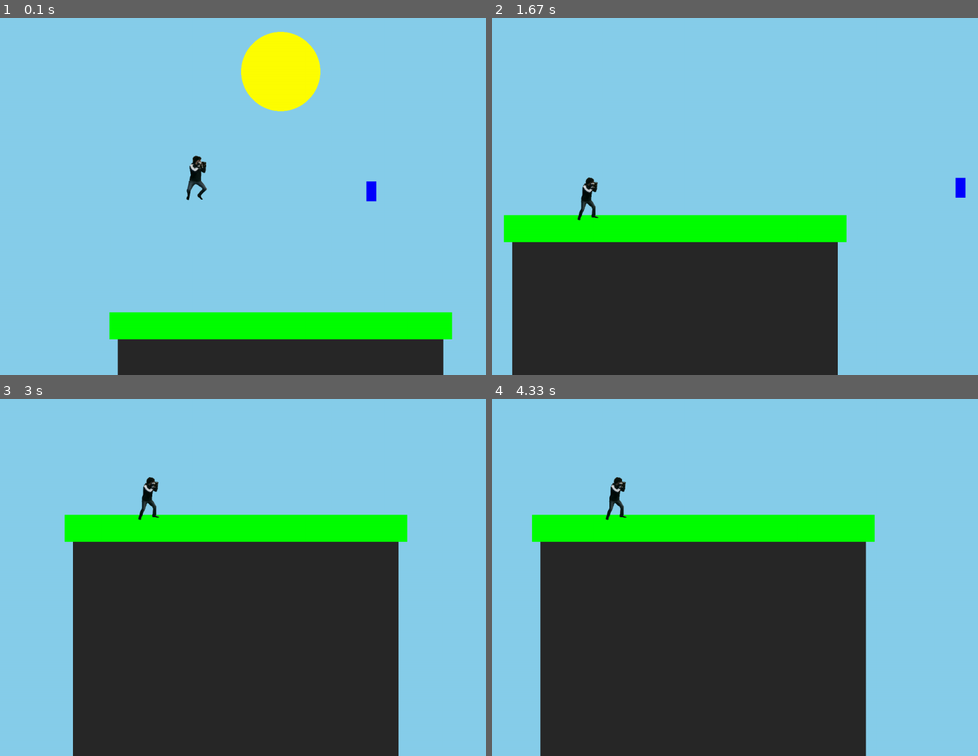
Above: before the commit, frames 1-4 (two rows, left to right).
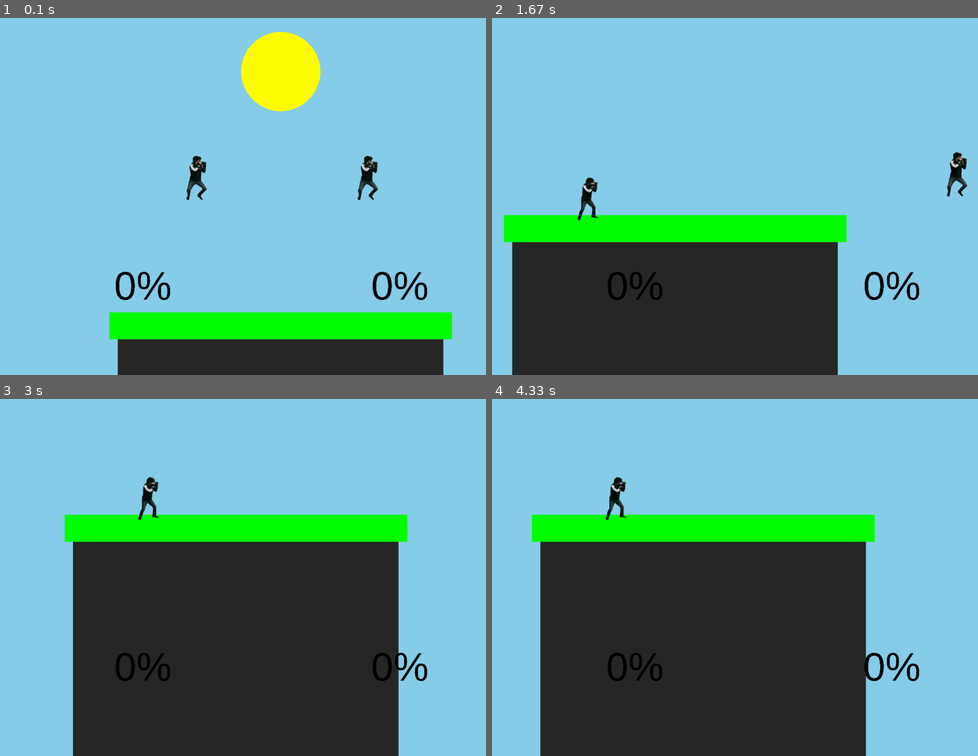
Above: after the commit, the same moments.

Repository: Isaac-Muscat/Pygame-Smash-Bros-Platformer
Game: pygame game, started from src/main.py
Two runs of this game, one before a commit and one after it. Both use one fixed random seed, a clock stepped at 60 frames per second and the inputs below.
Inputs:
- Up to frame 1 (0.1 s): no input
- Up to frame 2 (1.67 s): hold Right 0.33-0.8 s; hold Up 0.83-1.13 s; hold Right 1.17-1.63 s
- Up to frame 3 (3 s): hold Left 1.67-2.2 s; hold Down 2.23-2.53 s; hold Left 2.57-2.97 s
- Up to frame 4 (4.33 s): hold Up 3-3.37 s; hold Right 3.4-4.03 s; hold Down from 4.07 s (still down)

The runs differ from the first frame. In frame 1, 1.1% of the frame differs, in the area x 23-88%, y 38-80%; in frame 2, 1.0%; in frame 3, 0.6%; in frame 4, 0.6%.

Commit message:
Organization and animation.

Diff:
--- a/src/gameobjects/players/isaac.py
+++ b/src/gameobjects/players/isaac.py
@@ -5,26 +5,26 @@
 
 
 class Isaac(Player):
-    def __init__(self, x, y):
-        super().__init__(x, y)
+    def __init__(self, x, y, key_bindings):
+        super().__init__(x, y, key_bindings)
 
     def process_inputs(self, event_keys, keys):
         for key in event_keys:
-            if key == pygame.K_UP and self.jumps_left > 1 and self.frames_in_tumble == 0:
+            if key == self.key_bindings['up'] and self.jumps_left > 1 and self.frames_in_tumble == 0:
                 self.jumps_left -= 1
                 self.velocity.y = 0
                 self.add_force(self.jump_force)
 
-            if key == pygame.K_DOWN and self.frames_in_tumble == 0:
+            if key == self.key_bindings['down'] and self.frames_in_tumble == 0:
                 self.velocity.y = 0
                 self.add_force(vec.multiply(self.jump_force, -0.5))
 
-        if keys[pygame.K_LEFT] and self.velocity.x > -self.max_runspeed and self.frames_in_tumble == 0:
+        if keys[self.key_bindings['left']] and self.velocity.x > -self.max_runspeed and self.frames_in_tumble == 0:
             run_force = vec.multiply(self.run_force, -1)
             self.add_force(run_force)
             self.direction_facing = -1
 
-        if keys[pygame.K_RIGHT] and self.velocity.x < self.max_runspeed and self.frames_in_tumble == 0:
+        if keys[self.key_bindings['right']] and self.velocity.x < self.max_runspeed and self.frames_in_tumble == 0:
             run_force = self.run_force
             self.add_force(run_force)
             self.direction_facing = 1
--- a/src/gameobjects/players/jonah.py
+++ b/src/gameobjects/players/jonah.py
@@ -4,28 +4,30 @@
 
 
 class Jonah(Player):
-    def __init__(self, x, y):
-        super().__init__(x, y)
+    def __init__(self, x, y, key_bindings):
+        super().__init__(x, y, key_bindings)
         self.sprites = {'jump':pygame.image.load("sprites/Jonah/jump1.png"),
                         'walk':[pygame.image.load("sprites/Jonah/walk2.png"), pygame.image.load("sprites/Jonah/stand1.png")],
-                        'stand':pygame.image.load("sprites/Jonah/stand1.png")}
+                        'stand':pygame.image.load("sprites/Jonah/stand1.png"),
+                        'attack':pygame.image.load("sprites/Jonah/latk.png")}
 
         self.frame_count = 0
         self.time_between_frames = 10
 
     def process_inputs(self, event_keys, keys):
         for key in event_keys:
-            if key == pygame.K_w and self.jumps_left > 1 and self.frames_in_tumble == 0:
+            if key == self.key_bindings['up'] and self.jumps_left > 1 and self.frames_in_tumble == 0:
                 self.jumps_left -= 1
                 self.velocity.y = 0
                 self.add_force(self.jump_force)
                 self.grounded = False
-
-            if key == pygame.K_s and self.frames_in_tumble == 0:
+            if key == self.key_bindings['down'] and self.frames_in_tumble == 0:
                 self.velocity.y = 0
                 self.add_force(vec.multiply(self.jump_force, -0.5))
+            if key == self.key_bindings['attack'] and self.frames_in_tumble == 0 and self.attack_frames == 0:
+                self.attack_frames = 15
 
-        if keys[pygame.K_a] and self.velocity.x > -self.max_runspeed and self.frames_in_tumble == 0:
+        if keys[self.key_bindings['left']] and self.velocity.x > -self.max_runspeed and self.frames_in_tumble == 0:
             if self.velocity.x>0 and self.grounded:
                 run_force = vec.multiply(self.run_force, -5)
             else:
@@ -33,7 +35,7 @@
             self.add_force(run_force)
             self.direction_facing = -1
 
-        if keys[pygame.K_d] and self.velocity.x < self.max_runspeed and self.frames_in_tumble == 0:
+        if keys[self.key_bindings['right']] and self.velocity.x < self.max_runspeed and self.frames_in_tumble == 0:
             if self.velocity.x < 0 and self.grounded:
                 run_force = vec.multiply(self.run_force, 5)
             else:
@@ -42,8 +44,11 @@
             self.direction_facing = 1
 
     def draw(self, screen):
+
+        if self.attack_frames > 0:
+            self.image = self.sprites['attack']
         # In the air
-        if not self.grounded:
+        elif not self.grounded:
             self.image = self.sprites['jump']
         # Walking
         elif round(self.velocity.x, 1) != 0:
--- a/src/gameobjects/players/player.py
+++ b/src/gameobjects/players/player.py
@@ -2,14 +2,17 @@
 from physics.collider2 import BoxCollider2
 import settings as s
 from physics.vector2 import Vector2
+import physics.vector2 as vec
 
 
 
 class Player(Rigidbody):
-    def __init__(self, x, y, width=25, height=50, mass=10, jumps=4,
+    def __init__(self, x, y, key_bindings, width=25, height=50, mass=10, jumps=4, direction_facing=1,
                  drag_coef=0.3, friction_coef=0.05, gravity_coef=0.3, max_runspeed=0.5, max_fallspeed=0.7,
                  jump_force=Vector2(0, -10), run_force=Vector2(0.25, 0)):
         super().__init__(int(x), int(y), mass)
+
+        self.key_bindings = key_bindings
 
         self.max_fallspeed = max_fallspeed
         self.max_runspeed = max_runspeed
@@ -21,11 +24,13 @@
         self.jumps = jumps
         self.jumps_left = jumps
 
+        self.attack_frames = 0
+        self.frames_in_tumble = 0
+        self.direction_facing = direction_facing  # 1 for player facing right and -1 for player facing left
+        self.grounded = False      # True if player is on ground and False if in the air
 
-        self.frames_in_tumble = 0
-        self.direction_facing = 1  # 1 for player facing right and -1 for player facing left
-        self.grounded = False      # True if player is on ground and False if in the air
-        self.dash_num = 0
+        self.lives = 3
+        self.damage_percentage = 0
 
         self.size = (width, height)
         self.collider = BoxCollider2(self.position.x, self.position.y, self.position.x + self.size[0],
@@ -47,6 +52,10 @@
         # Update tumble/stun duration
         if self.frames_in_tumble > 0:
             self.frames_in_tumble -= time * s.FPS / 1000
+            self.frames_in_tumble = vec.clamp(self.frames_in_tumble, 0, 100000)
+        if self.attack_frames > 0:
+            self.attack_frames -= time*s.FPS/1000
+            self.attack_frames = vec.clamp(self.attack_frames, 0, 100000)
 
     def normal_attack(self):
         pass
--- a/src/scenes.py
+++ b/src/scenes.py
@@ -89,13 +89,13 @@
     # TODO Must add a list of players and change organization of functions into individual player classes
     def __init__(self):
         super().__init__()
-        map_multiplier = 1.5
-        self.map_s = (int(s.s_s[0] * map_multiplier), int(s.s_s[1] * map_multiplier))
+
+        self.map_s = (int(s.s_s[0] * s.map_multiplier), int(s.s_s[1] * s.map_multiplier))
         self.offset = ((self.map_s[0] - s.s_s[0]) / 2, (self.map_s[1] - s.s_s[1]) / 2)
         self.buffer = pygame.surface.Surface(self.map_s)
 
-        self.players = [j.Jonah(self.map_s[0] * 0.4, self.map_s[1] * 0.3),
-                        i.Isaac(self.map_s[0] * 0.6, self.map_s[1] * 0.3)]
+        self.players = [j.Jonah(self.map_s[0] * 0.4, self.map_s[1] * 0.3, s.p1_bindings),
+                        j.Jonah(self.map_s[0] * 0.6, self.map_s[1] * 0.3, s.p2_bindings)]
 
         self.obstacles = [platform.Platform(self.map_s[0] * 0.3, self.map_s[1] * 0.6, self.map_s[0] * 0.7, self.map_s[1] * 0.55, s.GREEN),
                           wall.Wall(self.map_s[0] * 0.31, self.map_s[1] * 0.6, self.map_s[0] * 0.69, self.map_s[1], s.GREY)]
@@ -141,5 +141,13 @@
         translation = vec.Vector2(
             vec.clamp((self.map_s[0] / 2) - dist_x, (s.s_s[0] - self.map_s[0]) / 2, (self.map_s[0] - s.s_s[0]) / 2),
             vec.clamp((self.map_s[1] / 2) - dist_y, (s.s_s[1] - self.map_s[1]) / 2, (self.map_s[1] - s.s_s[1]) / 2))
+
         screen.blit(pygame.transform.scale(self.buffer, self.map_s),
                     (translation.x - self.offset[0], translation.y - self.offset[1]))
+
+        # Display health
+        for i in range(len(self.players)):
+            font = pygame.font.SysFont("Arial", 100)
+            stats = font.render(str(self.players[i].damage_percentage) + '%', False, (0, 0, 0))
+            center = stats.get_rect(center=(self.offset[0]+self.map_s[0] * 0.3 * i, self.map_s[1] * 0.5))
+            screen.blit(stats, center)
--- a/src/settings.py
+++ b/src/settings.py
@@ -1,11 +1,35 @@
+import pygame
+
 # Variables
+
 DEBUG = True
 FPS = 60
 
 # screen size
 s_s = (1440, 900)
 h_s_s = (s_s[0]/2, s_s[1]/2)
+map_multiplier = 1.5
 
+# Key bindings for players
+p1_bindings = {
+    'left':  pygame.K_a,
+    'right': pygame.K_d,
+    'up':    pygame.K_w,
+    'down':  pygame.K_s,
+    'attack':pygame.K_f,
+    'heavy' :pygame.K_g
+}
+
+p2_bindings = {
+    'left':  pygame.K_LEFT,
+    'right': pygame.K_RIGHT,
+    'up':    pygame.K_UP,
+    'down':  pygame.K_DOWN,
+    'attack':pygame.K_n,
+    'heavy' :pygame.K_m
+}
+
+# Colors
 BLACK = (0, 0, 0)
 GREY = (40, 40, 40)
 WHITE = (255, 255, 255)
Not shown, changed: .gitignore
